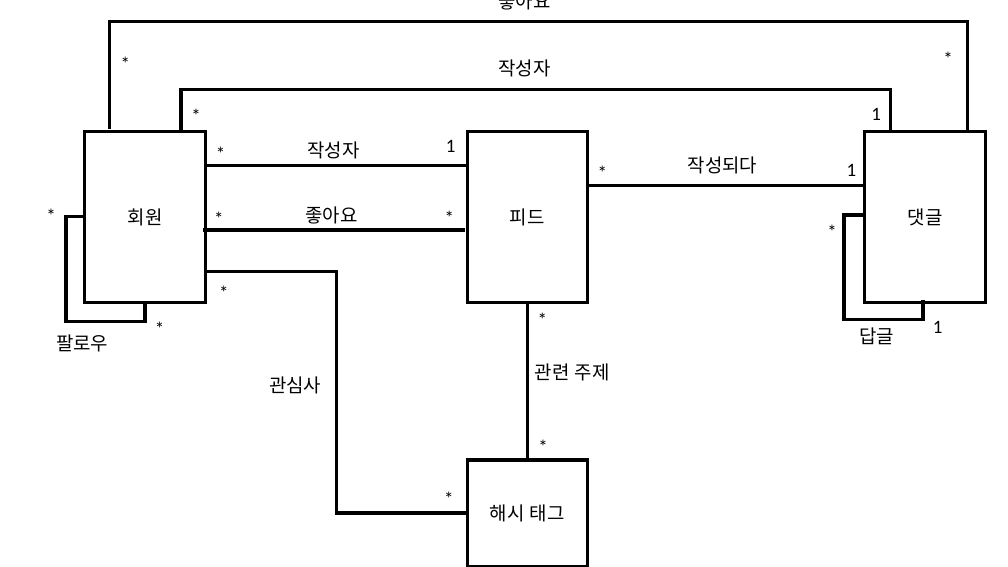
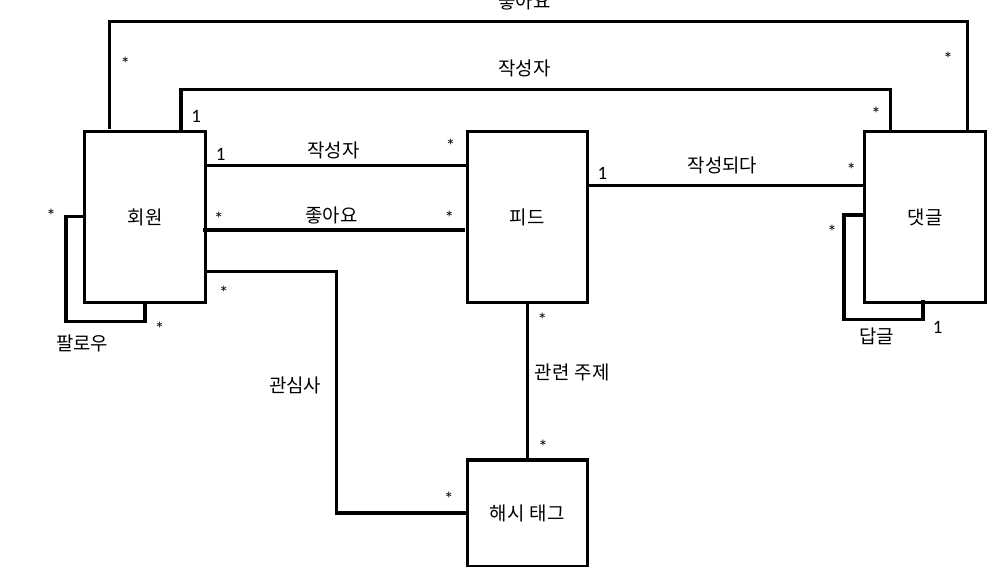
Before and after one commit to LeeSM0518/CoRe, a slide deck: slide 1 of document/design/domain.pptx. Drawn at 1008x567 pixels with LibreOffice and Linux fonts; fonts in the diff are those of the drawing. Boxes give left, top, right and bottom in pixels: in the first picture for what was removed or moved away, otherwise in the second. Text is boxed around its words. In the diff, an @@ line names an element or a change of style, - is before the commit and + after.

Commit message:
도메인 설계 완료

```diff
--- a/document/design/domain.pptx
+++ b/document/design/domain.pptx
@@ text "1": place and size @@
-text "1" at bbox=[871, 108, 881, 120]
+text "1" at bbox=[191, 110, 201, 122]
@@ text "*": place and size @@
-text "*" at bbox=[185, 100, 209, 130]
+text "*" at bbox=[864, 98, 889, 128]
@@ text "1" rewrapped from bbox=[847, 164, 857, 176] to bbox=[216, 147, 226, 166] @@
@@ text "*": place and size @@
-text "*" at bbox=[591, 157, 616, 187]
+text "*" at bbox=[439, 130, 464, 160]
@@ text "1": place and size @@
-text "1" at bbox=[446, 139, 456, 152]
+text "1" at bbox=[598, 167, 608, 179]
@@ text "*": place and size @@
-text "*" at bbox=[209, 138, 234, 169]
+text "*" at bbox=[839, 154, 864, 185]
```
